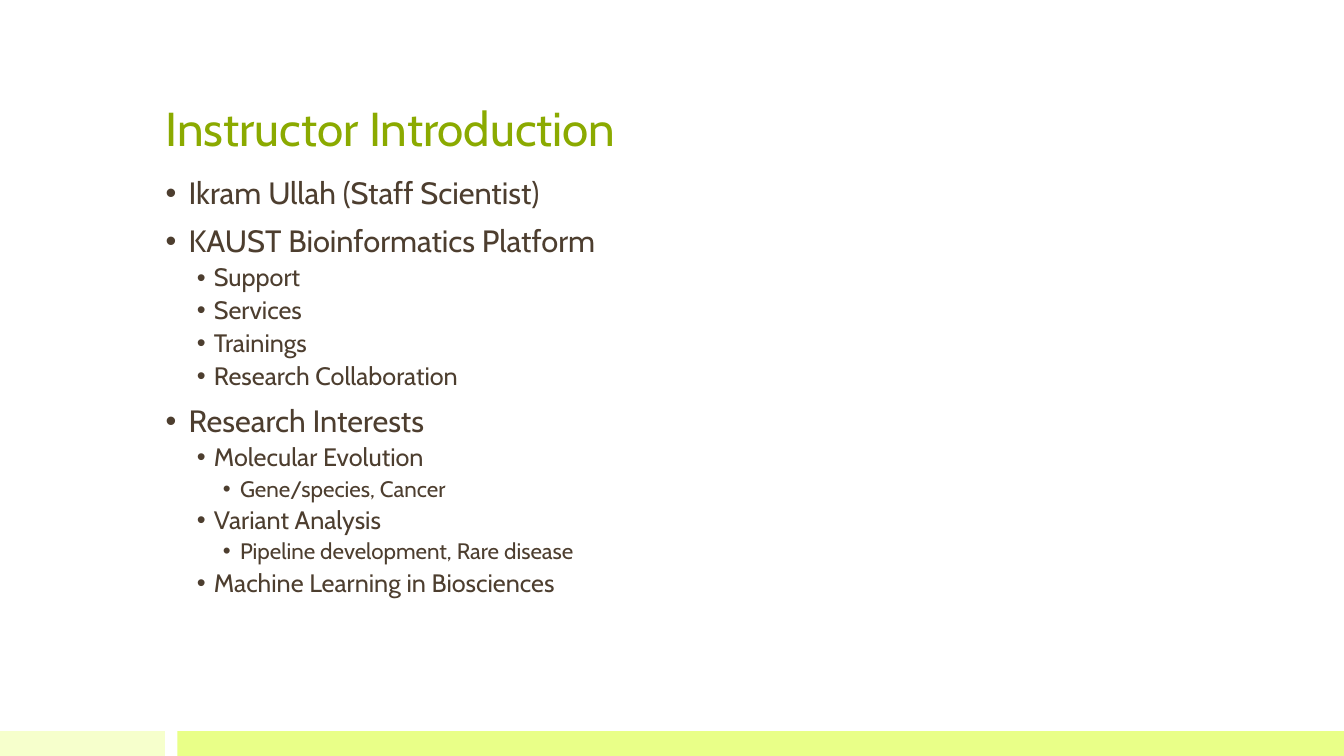
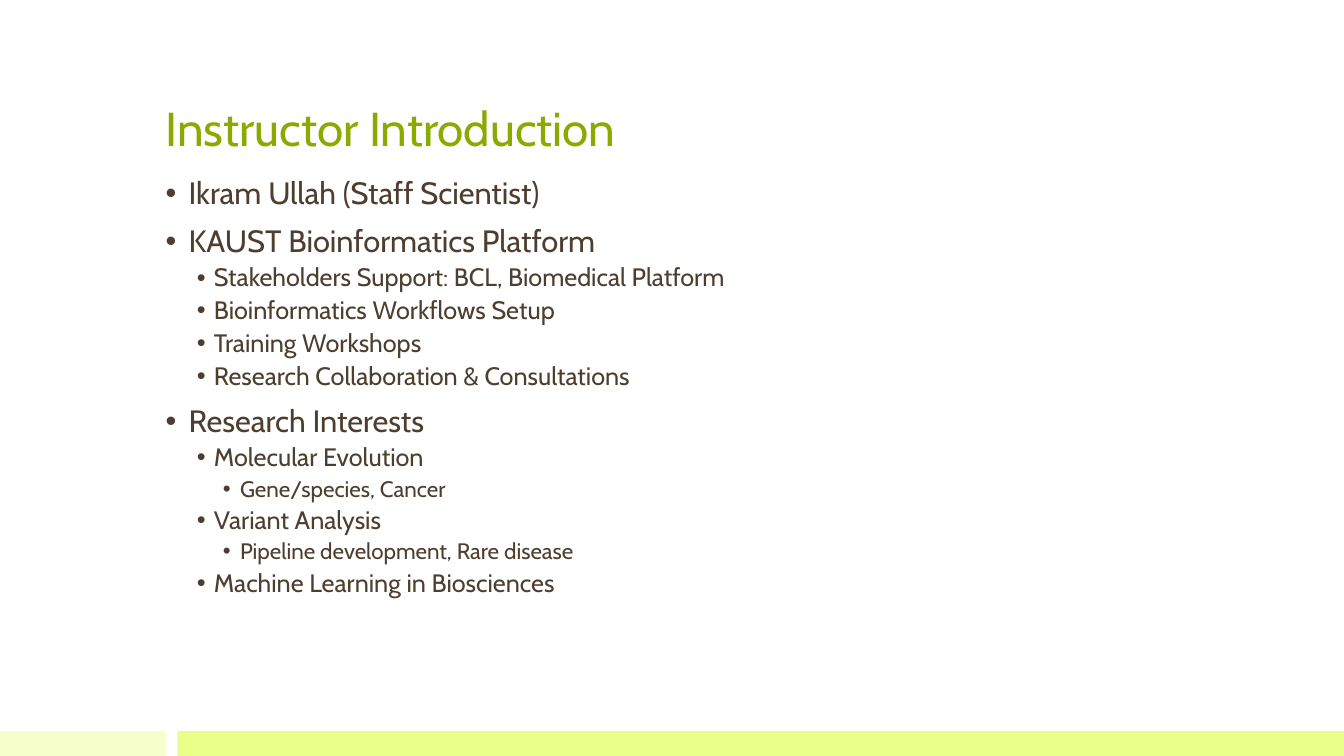
Before and after one commit to bioinfo-kaust/gfm-workshop, a slide deck: slide 2 of lecture_slides/00_workshop_introduction.pptx. Drawn at 1344x756 pixels with LibreOffice and Linux fonts; fonts in the diff are those of the drawing. Boxes give left, top, right and bottom in pixels: in the first picture for what was removed or moved away, otherwise in the second. Text is boxed around its words. In the diff, an @@ line names an element or a change of style, - is before the commit and + after.

Commit message:
Update workshop introduction slide

```diff
--- a/lecture_slides/00_workshop_introduction.pptx
+++ b/lecture_slides/00_workshop_introduction.pptx
@@ text at (214, 267, 725, 386): text changed @@
-  • Support
-  • Services
-  • Trainings
-  • Research Collaboration
+  • Stakeholders Support: BCL, Biomedical Platform
+  • Bioinformatics Workflows Setup
+  • Training Workshops
+  • Research Collaboration & Consultations
```
Also in this commit, not shown: 4 other slides changed.
